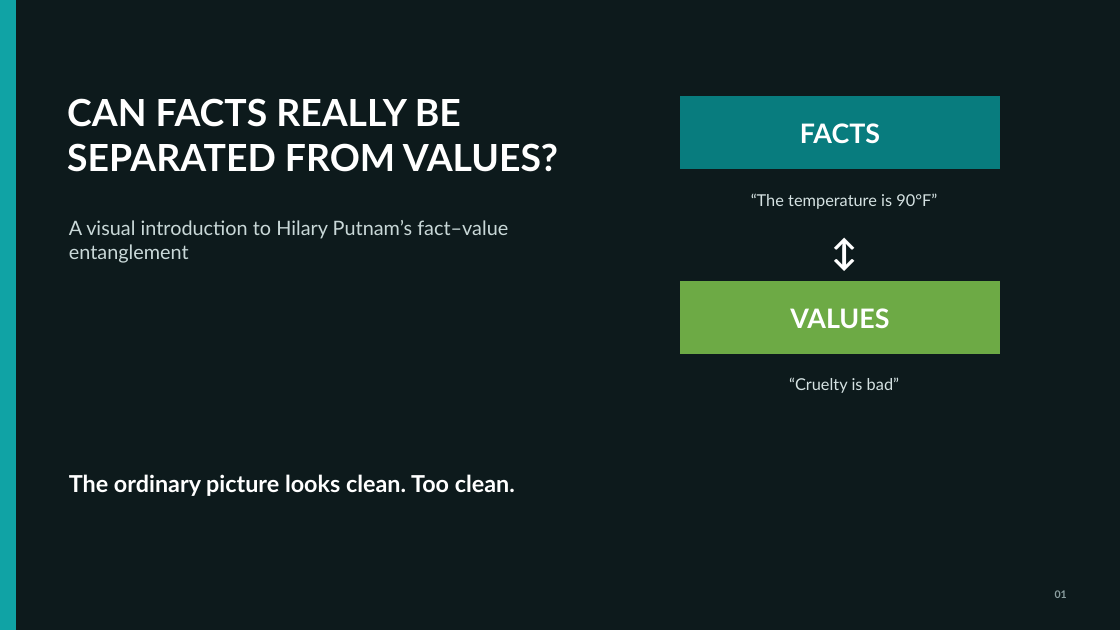
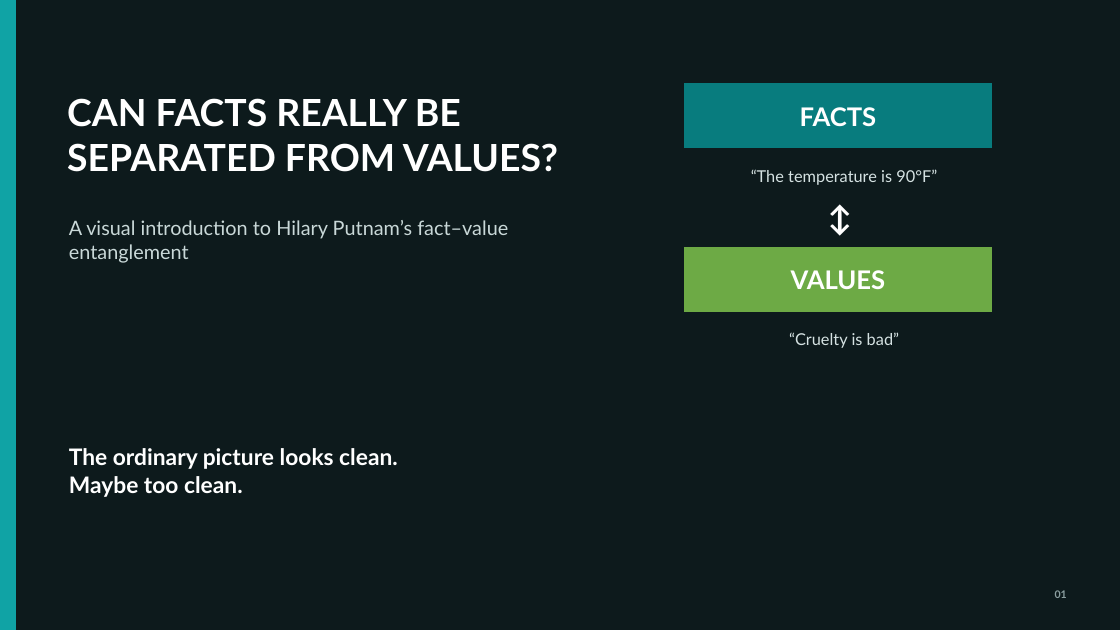
Before and after one commit to deepelegant99/fact-value-pdf, a slide deck: slide 1 of Presentation/Putnam_Fact_Value_Entanglement_YouTube_Deck.pptx. Drawn at 1120x630 pixels with LibreOffice and Linux fonts; fonts in the diff are those of the drawing. Boxes give left, top, right and bottom in pixels: in the first picture for what was removed or moved away, otherwise in the second. Text is boxed around its words. In the diff, an @@ line names an element or a change of style, - is before the commit and + after.

```diff
--- a/Presentation/Putnam_Fact_Value_Entanglement_YouTube_Deck.pptx
+++ b/Presentation/Putnam_Fact_Value_Entanglement_YouTube_Deck.pptx
@@ rectangle "FACTS" resized from (x1=681, y1=97, x2=1000, y2=169) to (x1=685, y1=84, x2=991, y2=148) @@
@@ rectangle "FACTS" at (x1=685, y1=84, x2=991, y2=148): size 23 to 22 pt @@
@@ text "“The temperature is 90°F”" moved from (x1=751, y1=193, x2=937, y2=209) to (x1=751, y1=169, x2=937, y2=185) @@
@@ text "↕" moved from (x1=790, y1=229, x2=899, y2=275) to (x1=786, y1=197, x2=895, y2=238) @@
@@ text "↕" at (x1=786, y1=197, x2=895, y2=238): size 30 to 28 pt @@
@@ rectangle "VALUES" at (x1=685, y1=248, x2=991, y2=312): size 23 to 22 pt @@
@@ rectangle "VALUES" resized from (x1=681, y1=281, x2=1000, y2=354) to (x1=685, y1=248, x2=991, y2=312) @@
@@ text "“Cruelty is bad”" moved from (x1=789, y1=377, x2=899, y2=393) to (x1=789, y1=332, x2=899, y2=348) @@
@@ text at (x1=69, y1=448, x2=398, y2=497): text changed; size 20 to 19.5 pt @@
-The ordinary picture looks clean. Too clean.
+The ordinary picture looks clean.
+Maybe too clean.
```
Also in this commit, not shown: 18 other slides changed, 1 other file.
